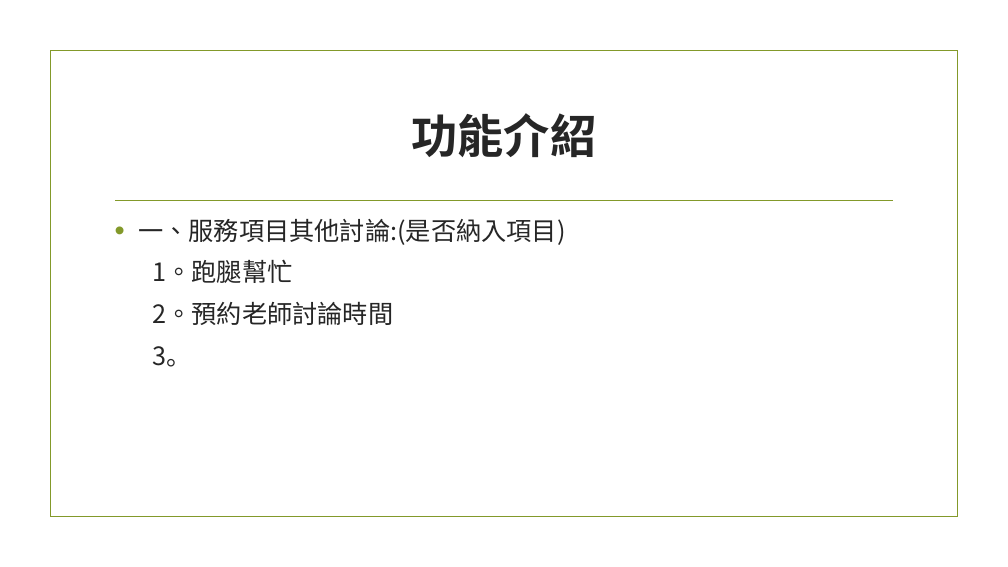
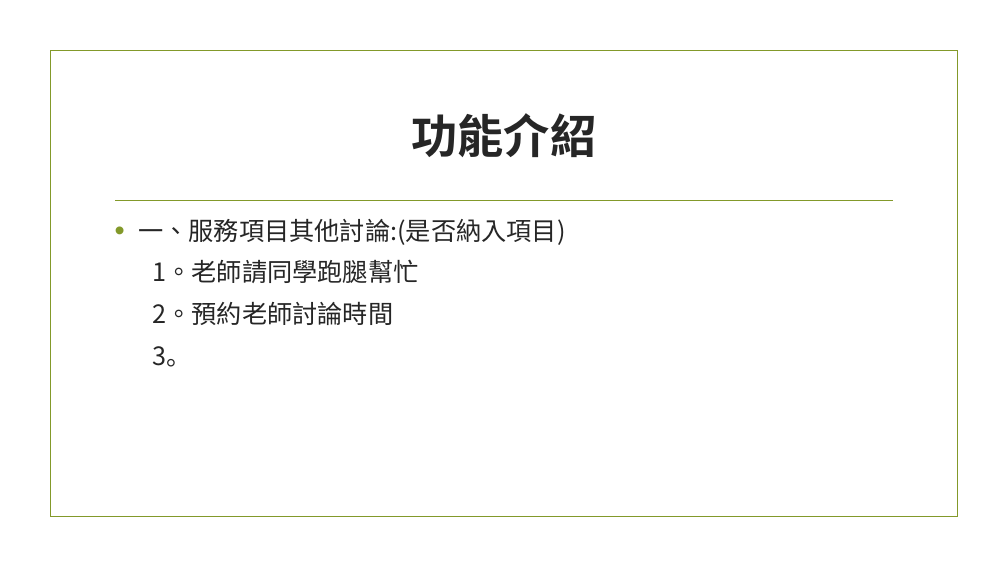
Before and after one commit to LaiYuChung/109_Block_Chain_note, a slide deck: slide 3 of scucoin_fianl_proposal.pptx (slide 4 before the commit). Drawn at 1008x567 pixels with LibreOffice and Linux fonts; fonts in the diff are those of the drawing; background and template pictures are left out. Boxes give left, top, right and bottom in pixels: in the first picture for what was removed or moved away, otherwise in the second. Text is boxed around its words. In the diff, an @@ line names an element or a change of style, - is before the commit and + after.

```diff
--- a/scucoin_fianl_proposal.pptx
+++ b/scucoin_fianl_proposal.pptx
@@ text at (152, 259, 418, 283): text changed @@
-1。跑腿幫忙
+1。老師請同學跑腿幫忙
```
